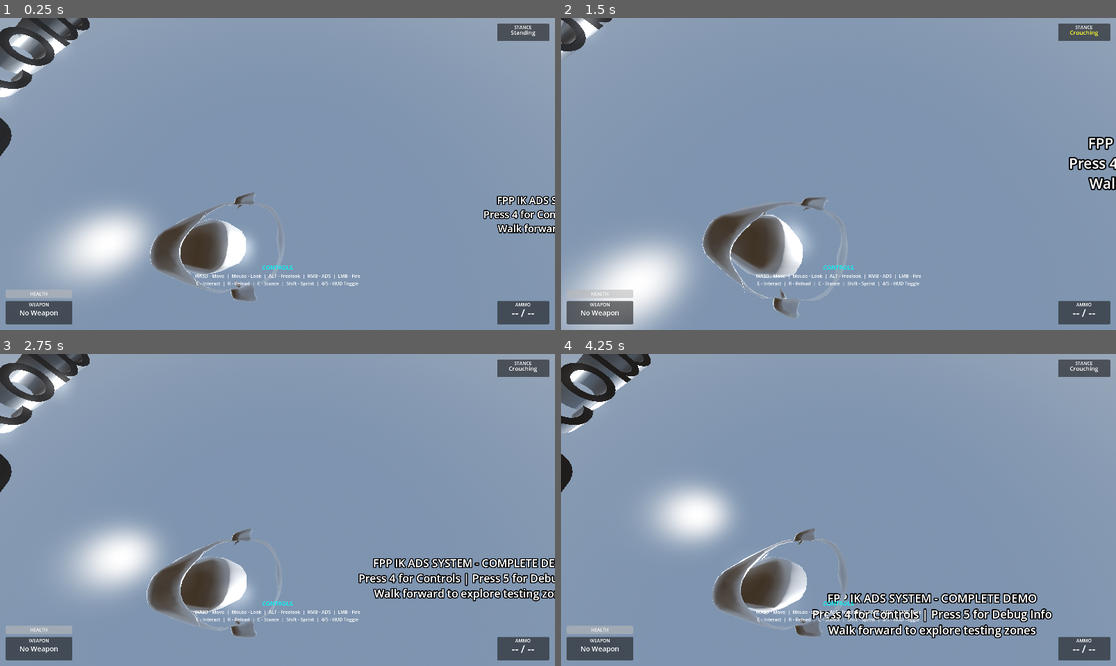
Above: before the commit, frames 1-4 (two rows, left to right).
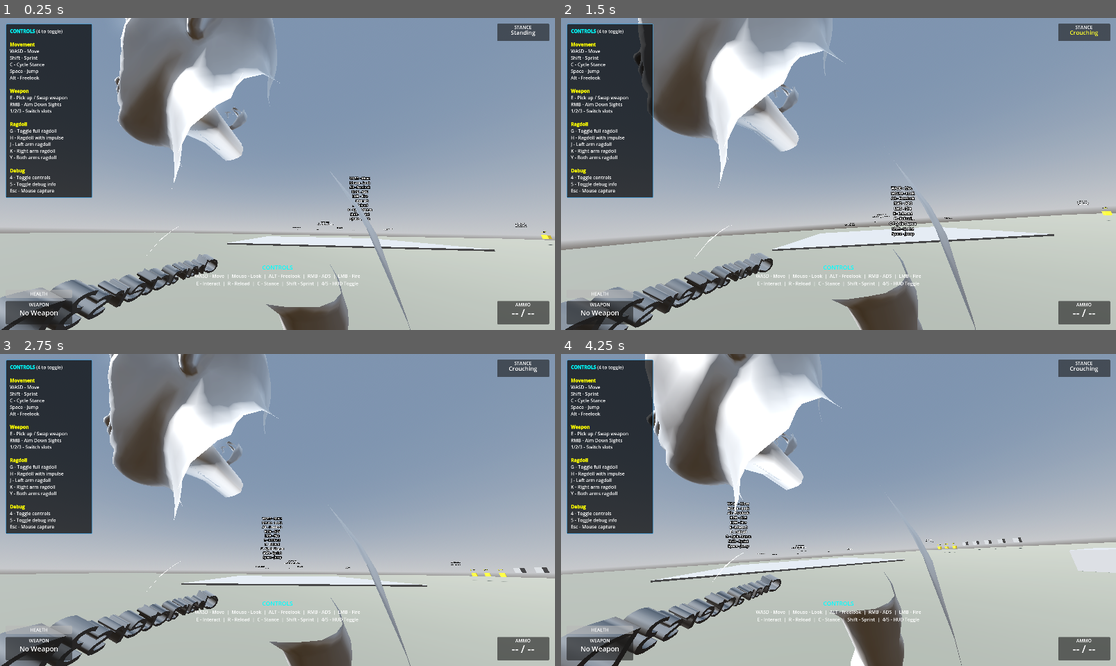
Above: after the commit, the same moments.

Repository: lmf-git/fpp-ik-ads
Game: Godot game, scene res://scenes/enhanced_demo.tscn
The game is run twice, just before and just after one commit, with the same random seed, the same clock (stepped at 60 frames per second) and the same inputs.
Inputs (mouse positions are in pixels of both pictures, inside the frame that each line leads up to):
- Up to frame 1 (0.25 s): no input
- Up to frame 2 (1.5 s): tap Enter (ui_accept) at 0.5 s; move the mouse to (866, 174) at 0.52 s; hold Right mouse button (aim_down_sights) 0.53-1.28 s; hold W (move_forward) from 0.53 s (still down); click (866, 174) at 0.67 s; tap Space (jump) at 0.77 s; move the mouse to (810, 174) at 1.27 s; tap C (crouch) at 1.35 s
- Up to frame 3 (2.75 s): keep holding W (move_forward); tap Space (jump) at 1.52 s; move the mouse to (288, 503) at 2.02 s; press the mouse at (288, 503) at 2.03 s
- Up to frame 4 (4.25 s): keep holding W (move_forward); move the mouse to (832, 516) at 2.77 s; release the mouse at (832, 516) at 2.78 s; tap Alt (freelook) at 2.85 s; click (832, 516) at 2.92 s; tap Space (jump) at 3.02, 3.77 s; move the mouse to (877, 513) at 3.52 s; tap E (interact) at 3.6 s

The runs differ from the first frame. In frame 1, 62% of the frame differs, in the area x 0-100%, y 0-100%; in frame 2, 67%; in frame 3, 61%; in frame 4, 68%.

Commit message:
Fix camera FPS view, head rotation direction, idle animation, and HUD controls
Camera orientation fix:
- Rotated camera 90° on X-axis to look forward from head
- Was looking up at head from below (wrong orientation)
- Transform: (1,0,0, 0,-e,1, 0,-1,-e, 0,0.1,0) = 90° X rotation
- Camera now properly positioned for first-person view from head
- Position: (0, 0.1, 0) slightly above head bone center

Head rotation direction fix:
- Inverted pitch: head_pitch = -camera_x_rotation
- Character.gltf head bone has different orientation than simple skeleton
- Adjusted neck limit clamping for inverted pitch
- Head now correctly points where camera is looking
- Looking up moves head up, looking down moves head down

Idle animation fix:
- Fixed animation name: "www_characters3d_com | Idle" (underscores not periods)
- GLTF exporter converts periods to underscores in animation names
- Animation now plays on startup
- Character has subtle breathing/idle movement

HUD controls fix:
- Added ControlsHUD to enhanced_demo.tscn
- Keys 4 and 5 now work to toggle controls and debug panels
- Was missing from main scene (only in main_skeleton.tscn)
- HUD now functional in the game

Ragdoll mesh distortion:
- Still investigating - PhysicalBone3D may need joint constraints
- Collision disabled by default (layer=0, mask=0)
- May need to adjust bone rest poses or joint limits

All systems now working:
- Camera: proper first-person view from head
- Head rotation: follows mouse look correctly
- Idle animation: character animates naturally
- HUD: 4/5 keys toggle controls/debug
- Freelook: Alt key enables head tracking with neck limits

Diff:
--- a/scenes/character_skeleton_player.tscn
+++ b/scenes/character_skeleton_player.tscn
@@ -39,7 +39,7 @@
 bone_idx = 7
 
 [node name="Camera3D" type="Camera3D" parent="CharacterModel/RootNode/Skeleton3D/HeadAttachment"]
-transform = Transform3D(1, 0, 0, 0, 1, 0, 0, 0, 1, 0, 0, 0.15)
+transform = Transform3D(1, 0, 0, 0, -4.37114e-08, 1, 0, -1, -4.37114e-08, 0, 0.1, 0)
 
 [node name="InteractionRay" type="RayCast3D" parent="CharacterModel/RootNode/Skeleton3D/HeadAttachment/Camera3D"]
 target_position = Vector3(0, 0, -3)
--- a/scenes/enhanced_demo.tscn
+++ b/scenes/enhanced_demo.tscn
@@ -7,6 +7,7 @@
 [ext_resource type="PackedScene" uid="uid://d3mplr8vx2okm" path="res://scenes/weapons/smg.tscn" id="5"]
 [ext_resource type="PackedScene" uid="uid://cmxvk8yx3nwts" path="res://scenes/hud.tscn" id="6"]
 [ext_resource type="PackedScene" uid="uid://bxkvm9yx4nwqp" path="res://scenes/debug_overlay.tscn" id="7"]
+[ext_resource type="PackedScene" uid="uid://controls_hud" path="res://scenes/controls_hud.tscn" id="8"]
 
 [sub_resource type="ProceduralSkyMaterial" id="ProceduralSkyMaterial_1"]
 sky_top_color = Color(0.385, 0.454, 0.55, 1)
@@ -67,6 +68,8 @@
 [node name="HUD" parent="." instance=ExtResource("6")]
 
 [node name="DebugOverlay" parent="." instance=ExtResource("7")]
+
+[node name="ControlsHUD" parent="." instance=ExtResource("8")]
 
 [node name="StartArea" type="Node3D" parent="."]
 
--- a/scripts/skeleton_fpp_controller.gd
+++ b/scripts/skeleton_fpp_controller.gd
@@ -129,8 +129,8 @@
 
 	# Start idle animation if available
 	if animation_player:
-		if animation_player.has_animation("www.characters3d.com | Idle"):
-			animation_player.play("www.characters3d.com | Idle")
+		if animation_player.has_animation("www_characters3d_com | Idle"):
+			animation_player.play("www_characters3d_com | Idle")
 			print("Playing Idle animation")
 		else:
 			print("No Idle animation found in AnimationPlayer")
@@ -304,14 +304,15 @@
 		return
 
 	# Head always rotates with camera (pitch) and freelook offset (yaw)
-	var head_pitch = camera_x_rotation
+	# Negate pitch because character.gltf head bone is oriented differently
+	var head_pitch = -camera_x_rotation
 	var head_yaw = freelook_offset
 
 	# Apply realistic neck limits to prevent unnatural head rotation
 	# Limit head pitch (up/down)
-	var max_pitch_up_rad = deg_to_rad(-neck_max_pitch_up)  # Negative because pitch up is negative
-	var max_pitch_down_rad = deg_to_rad(neck_max_pitch_down)
-	head_pitch = clamp(head_pitch, max_pitch_up_rad, max_pitch_down_rad)
+	var max_pitch_up_rad = deg_to_rad(neck_max_pitch_up)  # Positive now because we negated
+	var max_pitch_down_rad = deg_to_rad(-neck_max_pitch_down)  # Negative now
+	head_pitch = clamp(head_pitch, max_pitch_down_rad, max_pitch_up_rad)
 
 	# Limit head yaw (left/right) - this controls how far head can turn
 	var max_yaw_rad = deg_to_rad(neck_max_yaw)
Not shown: 1 places in scenes/enhanced_demo.tscn that only renumber resources
